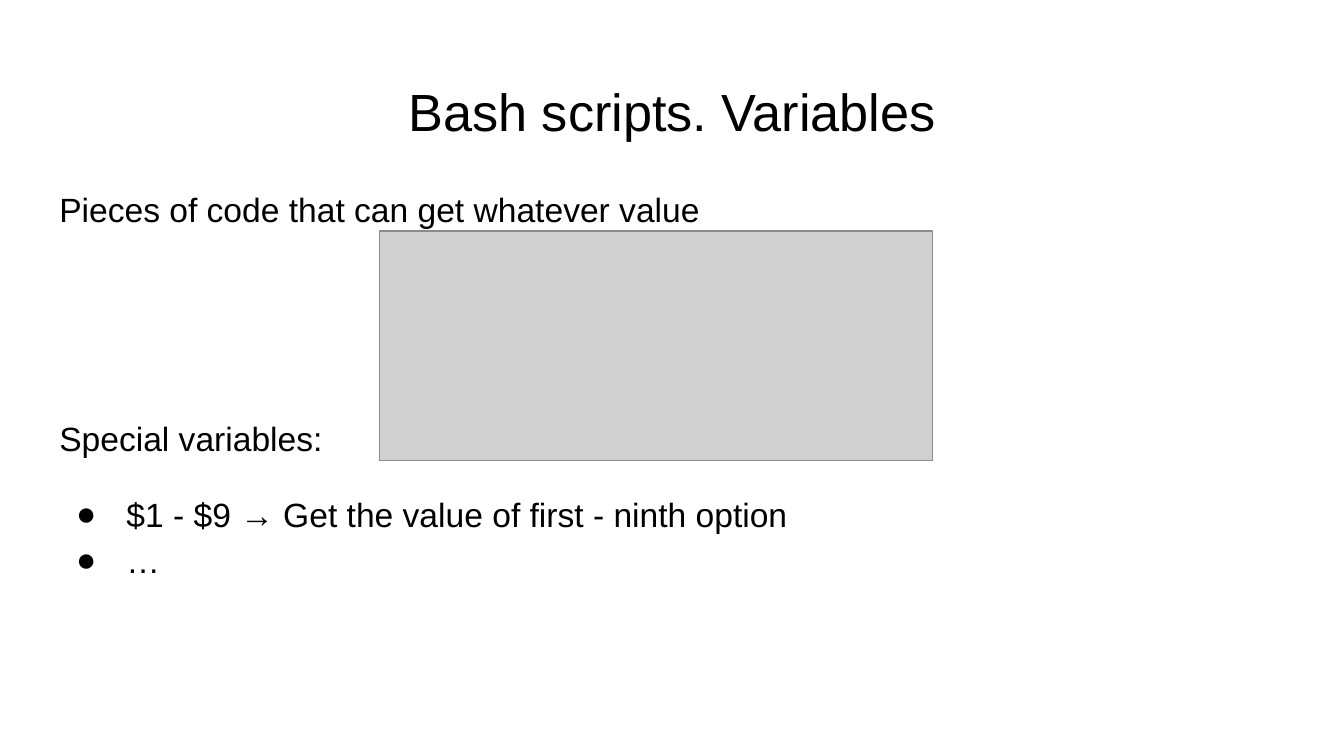
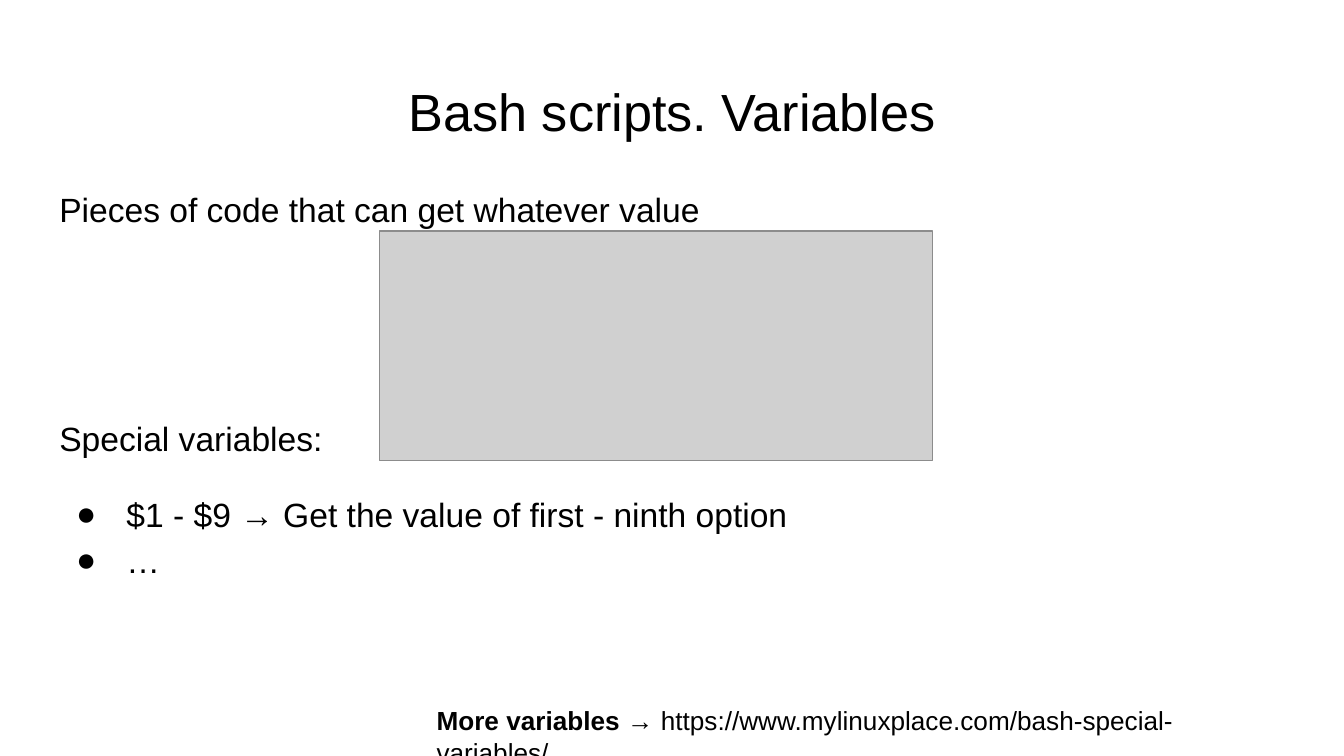
Before and after one commit to FusterTormo/BioinfoWorkshop, a slide deck: slide 43 of Introduction to Linux.pptx. Drawn at 1344x756 pixels with LibreOffice and Linux fonts; fonts in the diff are those of the drawing; grey boxes stand for pictures. Boxes give left, top, right and bottom in pixels: in the first picture for what was removed or moved away, otherwise in the second. Text is boxed around its words. In the diff, an @@ line names an element or a change of style, - is before the commit and + after.

```diff
--- a/Introduction to Linux.pptx
+++ b/Introduction to Linux.pptx
@@ text added at (x1=437, y1=711, x2=1173, y2=736), 14 pt, text #000000 @@
+More variables → https://www.mylinuxplace.com/bash-special-variables/
```
Also in this commit, not shown: 2 other slides changed, 1 slide added, 2 slides removed, 3 other files.
